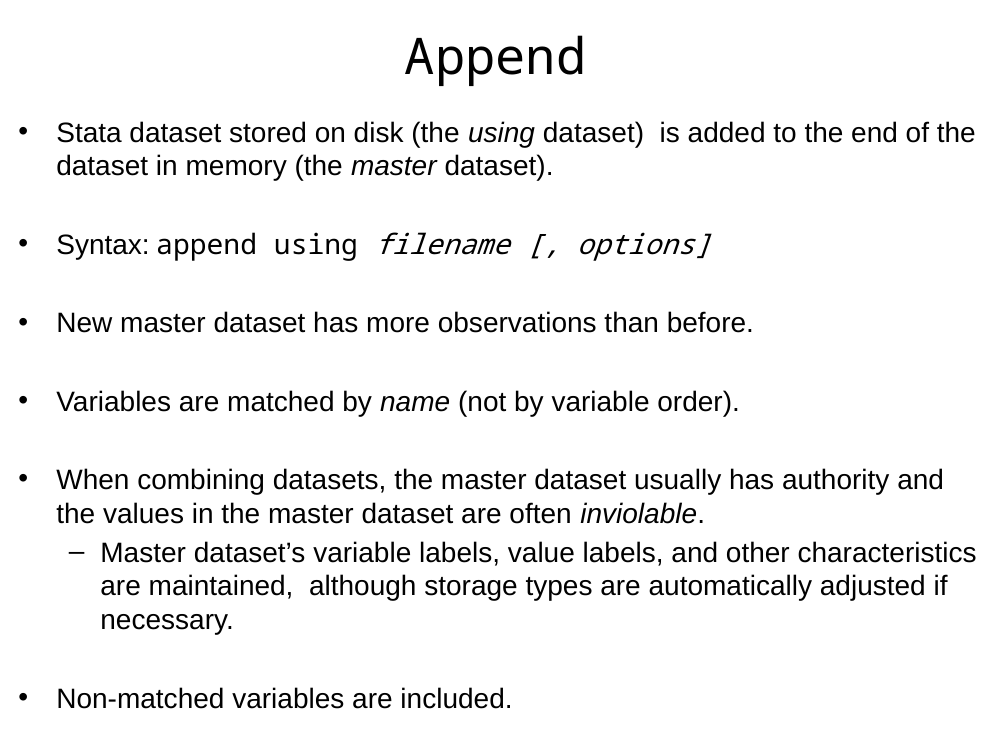
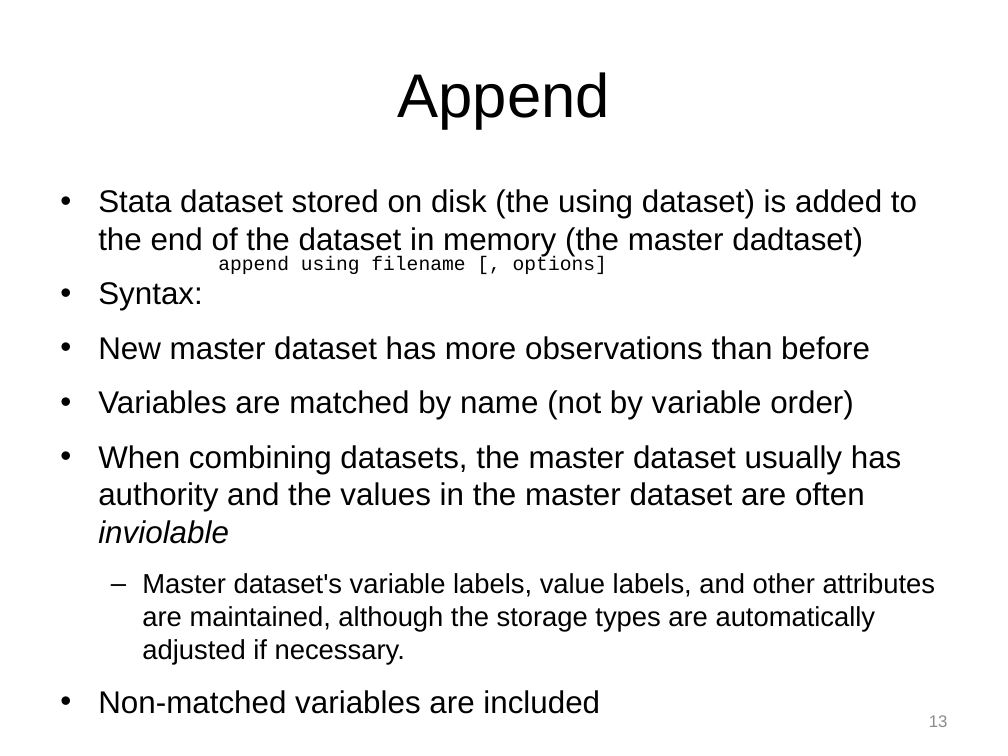
Before and after one commit to Chang-Y-Chung/dm, a slide deck: slide 14 of dm.pptx. Drawn at 1008x756 pixels with LibreOffice and Linux fonts; fonts in the diff are those of the drawing. Boxes give left, top, right and bottom in pixels: in the first picture for what was removed or moved away, otherwise in the second. Text is boxed around its words. In the diff, an @@ line names an element or a change of style, - is before the commit and + after.

Commit message:
edit dm on mac with limited number of fonts

```diff
--- a/dm.pptx
+++ b/dm.pptx
@@ title "Append": place and size @@
-title "Append" at <box>405,35,586,86</box>
+title "Append" at <box>398,72,610,129</box>
@@ title "Append" at <box>398,72,610,129</box>: size 36 to 44 pt, font Noto Sans Mono to Arial @@
@@ text at <box>98,189,936,665</box>: text changed; size 20 to 22.4 pt @@
-• Stata dataset stored on disk (the using dataset) is added to the end of the dataset in memory (the master dataset).
-• Syntax: append using filename [, options]
-• New master dataset has more observations than before.
-• Variables are matched by name (not by variable order).
-• When combining datasets, the master dataset usually has authority and the values in the master dataset are often inviolable.
-  – Master dataset’s variable labels, value labels, and other characteristics are maintained, although storage types are automatically adjusted if necessary.
-• Non-matched variables are included.
+• Stata dataset stored on disk (the using dataset) is added to the end of the dataset in memory (the master dadtaset)
+• Syntax:
+• New master dataset has more observations than before
+• Variables are matched by name (not by variable order)
+• When combining datasets, the master dataset usually has authority and the values in the master dataset are often inviolable
+  – Master dataset's variable labels, value labels, and other attributes are maintained, although the storage types are automatically adjusted if necessary.
+• Non-matched variables are included
@@ text added at <box>218,256,607,274</box>, 14 pt, text #000000 @@
+append using filename [, options]
@@ page number added at <box>929,715,948,727</box>, 12 pt, text #8C8C8C @@
+13
```
Also in this commit, not shown: 23 other slides changed.
